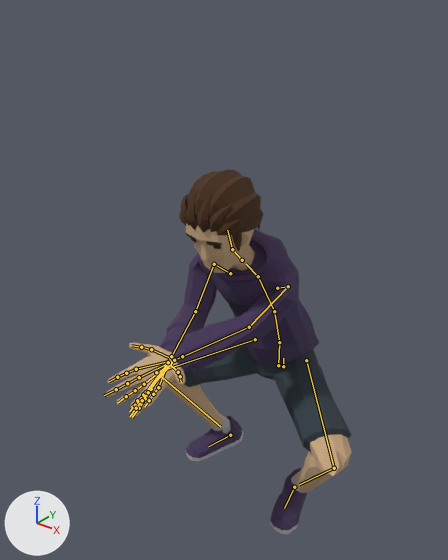
A saved change to the glTF model app/src/main/assets/characters/Casual.gltf.
Camera for both pictures: a camera (50 mm lens) standing at (1.118, -1.731, 1.884) and looking at (-0.047, -0.274, 0.981). Every picture has the same lights, and +X, +Y and +Z are marked at lower left. The picture after the commit comes second. Both versions are drawn at frame 1 of the action 'Windup_BH'; the numbers are the values there. The bones that change, and the others that lie on the model, are drawn over the model as lines.

Objects in the first picture: 'Casual_Body', 'Casual_Feet', 'Casual_Head', 'Casual_Legs'.
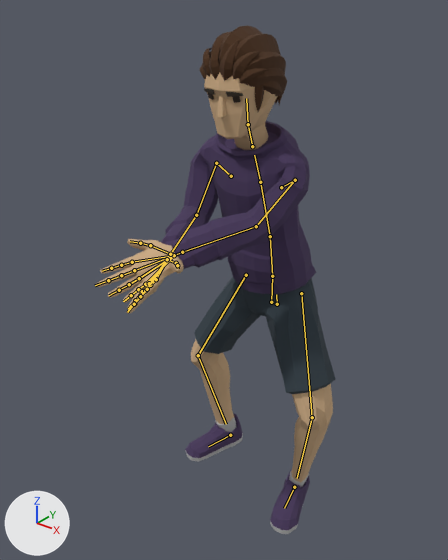
What the commit changed:
Bone 'Body' (bone_body) moves from (-0.001, -0.379, -0.078) to (0.0, -0.067, -0.01).
Bone 'Abdomen' (bone_abdomen) turns from (11, 0, 0) to (4, 0, 0) degrees about its own x, y and z.
Bone 'Torso' (bone_torso) turns from (12, 0, 0) to (5, 0, 0) degrees about its own x, y and z.
Bone 'Chest' (bone_chest) turns from (13, 0, 0) to (4, 0, 0) degrees about its own x, y and z.
Bone 'Head' (bone_head) turns from (-25, 0, 0) to (-14, 0, 0) degrees about its own x, y and z.
Bone 'UpperArm.L' (bone_upperarm_l) turns from (-2, -41, -112) to (-33, -34, -93) degrees about its own x, y and z.
Bone 'LowerArm.L' (bone_lowerarm_l) turns from (6, -5, -16) to (12, 2, -20) degrees about its own x, y and z.
Bone 'UpperArm.R' (bone_upperarm_r) turns from (-23, 34, 71) to (-48, 27, 56) degrees about its own x, y and z.
Bone 'LowerArm.R' (bone_lowerarm_r) turns from (18, -11, 42) to (14, -6, 45) degrees about its own x, y and z.
Bone 'UpperLeg.L' (bone_upperleg_l) turns from (-44, 15, 47) to (-20, 3, 19) degrees about its own x, y and z.
Bone 'LowerLeg.L' (bone_lowerleg_l) turns from (78, -45, 32) to (22, -6, 32) degrees about its own x, y and z.
Bone 'UpperLeg.R' (bone_upperleg_r) turns from (-49, -16, -42) to (-25, -3, -12) degrees about its own x, y and z.
Bone 'LowerLeg.R' (bone_lowerleg_r) turns from (82, 38, -27) to (20, 5, -29) degrees about its own x, y and z.

Changed parts and their boxes (x1, y1, x2, y2) in the pictures (448 x 560 px):
'Casual_Body', posed
    before: (105, 229, 319, 417)
    after: (96, 121, 316, 313)
'Casual_Legs', posed (23% narrower, 40% taller)
    before: (165, 346, 352, 492)
    after: (191, 277, 335, 482)
'Casual_Head', posed (20% taller)
    before: (179, 169, 263, 273)
    after: (200, 25, 287, 150)
'Casual_Feet', posed
    before: (185, 414, 308, 534)
    after: (185, 414, 310, 534)
bone 'Body', root to tip
    before: (283, 366) to (283, 358)
    after: (277, 304) to (276, 294)
bone 'Abdomen', root to tip
    before: (279, 342) to (274, 311)
    after: (272, 276) to (270, 236)
bone 'Torso', root to tip
    before: (274, 311) to (258, 276)
    after: (270, 236) to (260, 182)
bone 'Chest', root to tip
    before: (258, 276) to (246, 264)
    after: (260, 182) to (254, 155)
bone 'Head', root to tip
    before: (232, 249) to (227, 230)
    after: (248, 124) to (246, 98)
bone 'UpperArm.L', root to tip
    before: (288, 286) to (249, 327)
    after: (295, 180) to (256, 226)
bone 'LowerArm.L', root to tip
    before: (249, 327) to (182, 356)
    after: (256, 226) to (182, 252)
bone 'UpperArm.R', root to tip
    before: (214, 264) to (195, 311)
    after: (216, 163) to (196, 215)
bone 'LowerArm.R', root to tip
    before: (195, 311) to (171, 356)
    after: (196, 215) to (170, 254)
bone 'UpperLeg.L', root to tip
    before: (306, 360) to (334, 468)
    after: (301, 293) to (312, 417)
bone 'LowerLeg.L', root to tip
    before: (334, 468) to (299, 484)
    after: (312, 417) to (297, 478)
bone 'UpperLeg.R', root to tip
    before: (255, 339) to (156, 372)
    after: (246, 275) to (198, 355)
bone 'LowerLeg.R', root to tip
    before: (156, 372) to (220, 426)
    after: (198, 355) to (226, 424)
